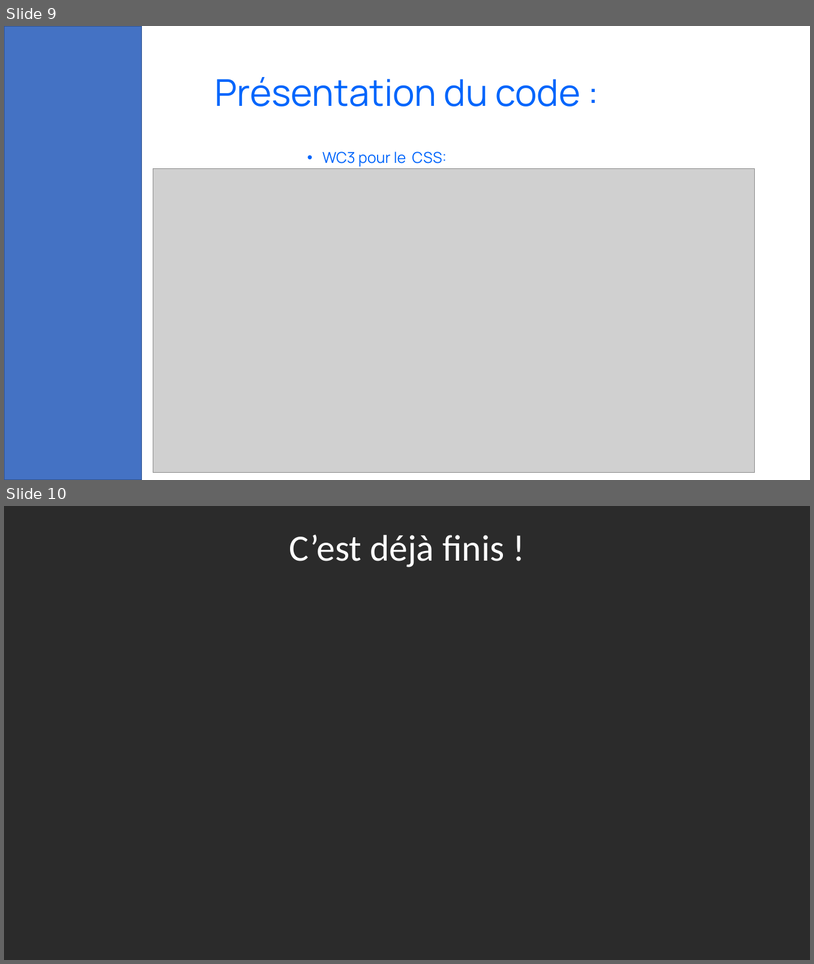
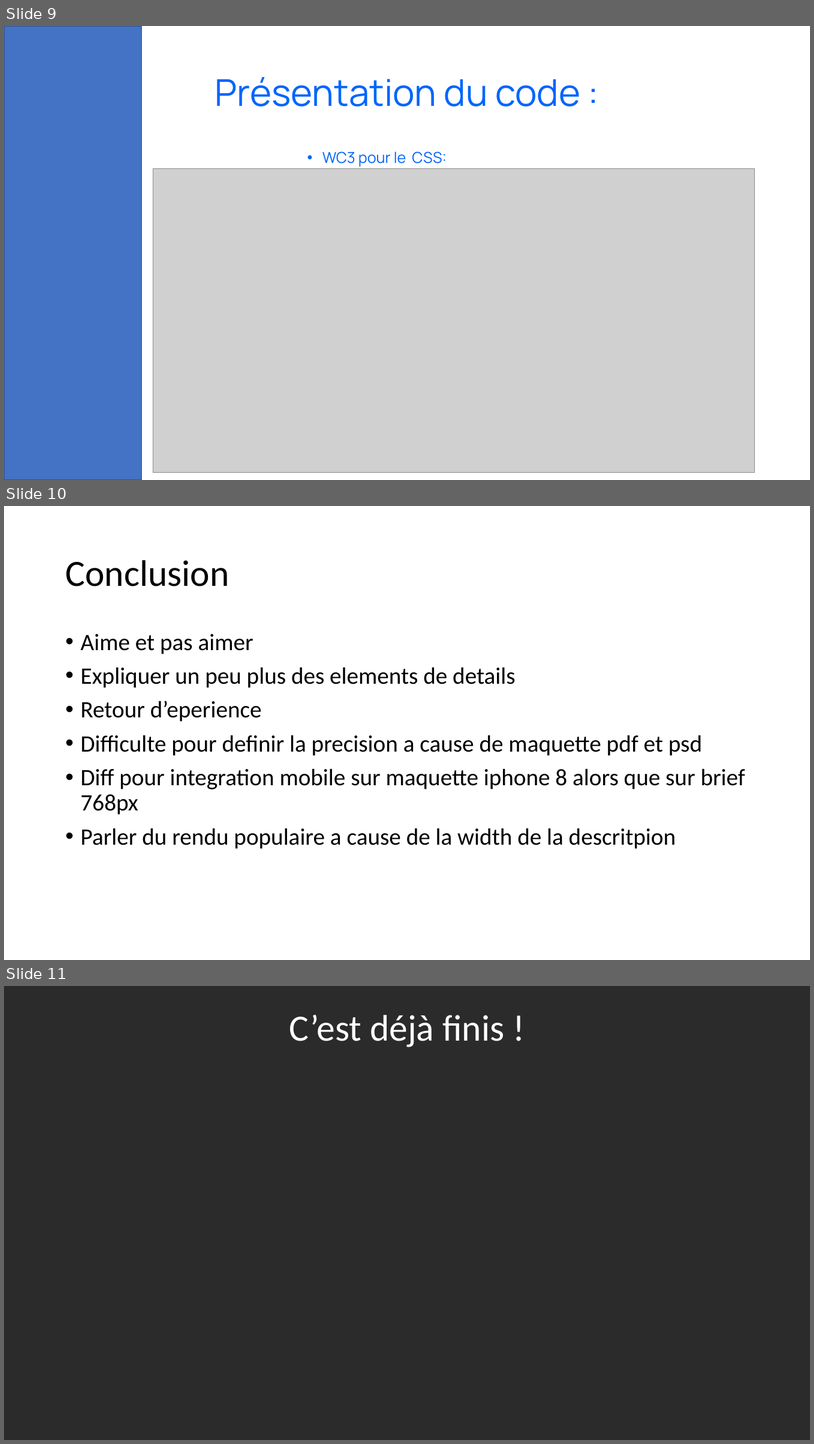
Before and after one commit to julescynamon/BoookiProject.github.io, a slide deck: PrésentationBooki.pptx. Shown one above the other, each under a label of ours: slides 9 and 10 before the commit, slides 9, 10 and 11 after it. The pictures are 814x964 and 814x1444 pixels, drawn with LibreOffice and Linux fonts; fonts in the diff are those of the drawing; grey boxes stand for pictures; background and template pictures are left out; a plain dark background stands for a picture behind light text. Boxes give left, top, right and bottom in pixels: in the first picture for what was removed or moved away, otherwise in the second. Text is boxed around its words. In the diff, an @@ line names an element or a change of style, - is before the commit and + after.

```diff
--- a/PrésentationBooki.pptx
+++ b/PrésentationBooki.pptx
@@ slide 10 added at bbox=[4, 506, 810, 960], background #FFFFFF @@
@@ title added at bbox=[65, 560, 229, 586], 44 pt, text #000000 @@
+Conclusion
@@ text added at bbox=[81, 634, 746, 849], 28 pt, text #000000 @@
+• Aime et pas aimer
+• Expliquer un peu plus des elements de details
+• Retour d’eperience
+• Difficulte pour definir la precision a cause de maquette pdf et psd
+• Diff pour integration mobile sur maquette iphone 8 alors que sur brief 768px
+• Parler du rendu populaire a cause de la width de la descritpion
@@ what was slide 10 is now slide 11 @@
```
Also in this commit, not shown: 1 slide changed, 2 other files.
